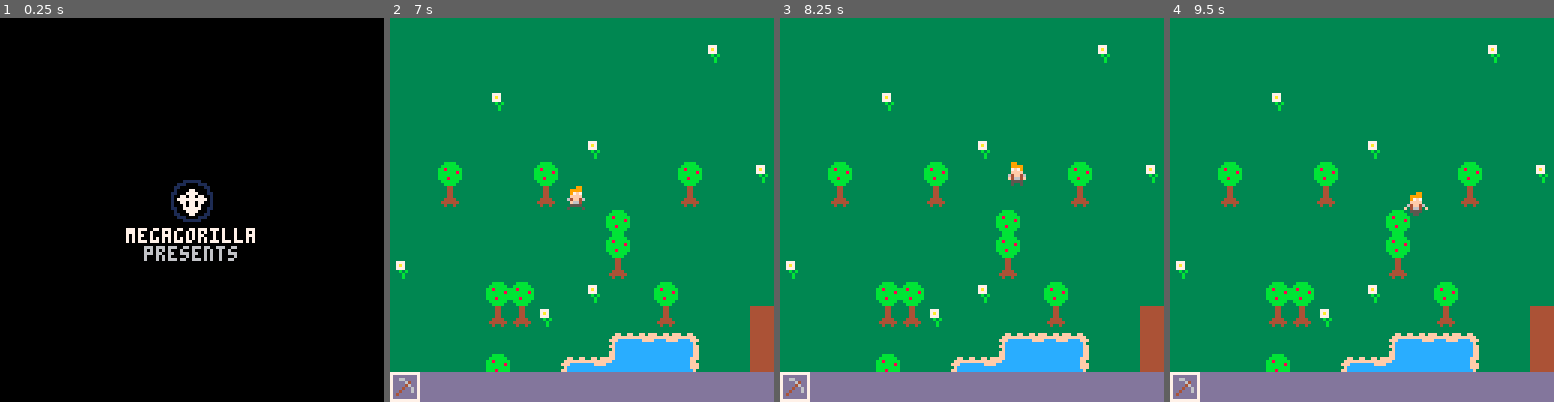
Above: before the commit, frames 1-4 (left to right).
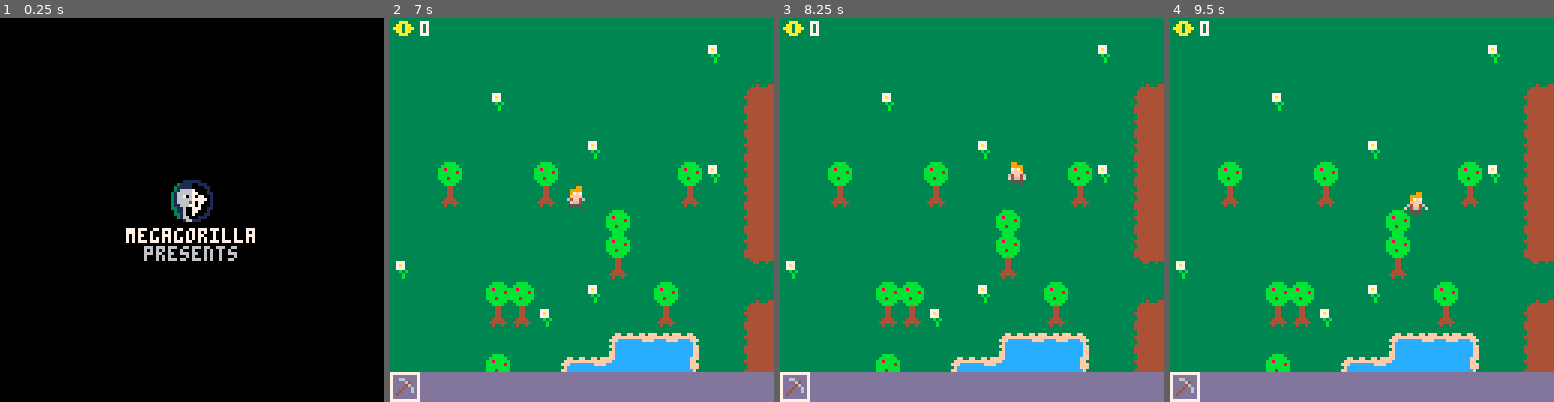
Above: after the commit, the same moments.

Repository: gabintod/MegaGorilla_pico8
Game: PICO-8 cartridge beer_quest.p8
Same seed, same stepped clock (60 frames per second), same inputs: the game is played once before the commit and once after it.
Inputs:
- Up to frame 1 (0.25 s): no input
- Up to frame 2 (7 s): tap X (X key) at 0.33, 1.07, 1.85, 2.97, 4.08, 5.2, 6.32 s; tap O (Z key) at 0.7, 1.7, 2.1, 2.5, 2.9, 3.3, 3.7, 4.1, 4.5, 4.9, 5.3, 5.7, 6.1, 6.5, 6.9 s; hold Right 1.6-2.1 s; hold Up 2.15-2.42 s; hold Right 2.47-3.03 s; hold Left 3.08-3.58 s; hold Down 3.63-3.97 s; hold Right 4.02-4.68 s; hold Up 4.73-5.03 s; hold Left 5.08-5.68 s; hold Down 5.73-6.03 s; hold Right 6.08-6.58 s; hold Right from 6.63 s (still down)
- Up to frame 3 (8.25 s): release Right at 7.13 s; hold Up 7.18-7.45 s; tap O (Z key) at 7.3, 7.7, 8.1 s; tap X (X key) at 7.43 s; hold Right 7.5-8.07 s; hold Left from 8.12 s (still down)
- Up to frame 4 (9.5 s): tap O (Z key) at 8.5, 8.9, 9.3 s; tap X (X key) at 8.55 s; release Left at 8.62 s; hold Down 8.67-9 s; hold Right from 9.05 s (still down)

The runs differ from the first frame. In frame 1, 0.4% of the frame differs, in the area x 44-50%, y 42-54%; in frame 2, 3.9%, in the area x 0-100%, y 0-93%; in frame 3, 3.9%; in frame 4, 3.9%.

Commit message:
pousse des graines avec temps et eau

Diff:
--- a/beer_quest.p8
+++ b/beer_quest.p8
@@ -8,6 +8,7 @@
 웃 = {}
 cam = {x=0,y=0}
 trees = {}
+seedgrows = {}
 
 function _init()
 	sfx(9) --replace 9 by 3 for final
@@ -58,6 +59,10 @@
  	for t in all (trees) do
  		if(t.pv<=0) del(trees,t)
  	end
+
+ 	for sg in all (seedgrows) do
+ 		if(grow_seedgrow(sg)) del(seedgrows, sg)
+ 	end
  end
 end
 
@@ -83,6 +88,13 @@
 
  	--ath
  	camera(0,0)
+ 	color(10)
+ 	cursor(1,1)
+ 	print("☉")
+ 	color(7)
+ 	cursor(10,1)
+ 	print(웃.money)
+
  	rectfill(0,118,127,127,13)
  	local i=0
  	for item in all (웃.inventory)do
@@ -96,121 +108,6 @@
  	rect(웃.inventory_i*10,118,웃.inventory_i*10+9,127,7)
  end
 end
-
-function new_item(spr)
-	local i = {}
-	i.spr = 7
-	i.nb = 1
-	return i
-end
-
---tree functions
-function new_tree(x,y,g)
-	local t = {}
-	t.x = x
-	t.y = y
-	t.pv = 7+rnd(4)
-	t.grown = g
-	return t
-end
-
-function draw_tree(t)
-	if(t.pv>1 and t.grown) spr(5,t.x*8,(t.y-1)*8,1,2)
-end
-
-function hit_tree(x,y)
-	for t in all (trees) do
-		if(t.x==x and t.y==y)then
-			t.pv-=1
-			if(t.grown) add_inventory(웃,37)
-			if((t.pv<=0) or (t.grown==false))then
-				if(t.grown==false) add_inventory(timber,24)
-				mset(x,y,16)
-				del(trees,t)
-			else
-				if(t.pv<=1)then
-					sfx(6)
-					for i=0,rnd(2) do
-						add_inventory(웃,24)
-					end
-				end
-			end
-			return true
-		else
-		end
-	end
-	return false
-end
-
-function plant_tree(x,y)
-	if(mget(x,y)==16)then
-		mset(x,y,23)
-		add_tree(new_tree(x,y,false))
-		sub_inventory(웃,24)
-		return true
-	end
-	return false
-end
-
-function grow_tree(x,y)
-	for t in all (trees) do
-		if(t.x==x and t.y==y and t.grown==false)then
-			mset(x,y,22)
-			t.grown = true
-			sub_inventory(웃,8)
-			add_inventory(웃,7)
-			return true
-		else
-		end
-	end
-	return false
-end
-
-function fill_barrel(x,y)
-	if((mget(x,y)>=10 and mget(x,y)<=13)
-		or (mget(x,y)>=25 and mget(x,y)<=29)
-		or (mget(x,y)>=41 and mget(x,y)<=45))then
-		sub_inventory(웃,7)
-		add_inventory(웃,8)
-		return true
-	end
-	return false
-end
-
---inventory functions
-function add_tree(tre)
-	local trs = {}
-	for t in all (trees) do
-		if(t.y<=tre.y) add(trs,t)
-	end
-	add(trs,tre)
-	for t in all (trees) do
-		if(t.y>tre.y) add(trs,t)
-	end
-	trees = trs
-end
-
-function add_inventory(t,spr)
-	local added = false
-	for item in all (t.inventory) do
-		if(item.spr==spr and item.nb<99)then
-			item.nb+=1
-			added = true
-		end
-	end
-	if(added==false) add(t.inventory,{spr=spr,nb=1})
-end
-
-function sub_inventory(t,spr)
-	for item in all (t.inventory) do
-		if(item.spr==spr)then
-			item.nb-=1
-			if(item.nb<=0) del(t.inventory,item)
-			if(t.inventory_i>#t.inventory-1) t.inventory_i=0
-			return
-		end
-	end
-end
 -->8
 --timber:웃
 function new_웃(x,y)
@@ -223,6 +120,7 @@
 	t.s = 1
 	t.inventory = {{spr=6,nb=-1}}
 	t.inventory_i = 0
+	t.money = 0
 	t.btn4 = false
 	t.btn5 = false
 	t.move = false
@@ -295,28 +193,96 @@
  	 	if(hit_tree(flr((t.x-4)/8),flr((t.y+4)/8)))then
 	 			sfx(1)
 	 		else
-	 			sfx(2)
+	 			--hit seeds
+	 			if(mget(flr((t.x-4)/8),flr((t.y+4)/8))==38)then
+	 				mset(flr((t.x-4)/8),flr((t.y+4)/8),9)
+	 				add_inventory(t,40)
+	 				sfx(1)
+	 			else
+	 				--hit corn
+	 				if(mget(flr((t.x-4)/8),flr((t.y+4)/8))==39)then
+ 	 				mset(flr((t.x-4)/8),flr((t.y+4)/8),9)
+ 	 				for i=0,rnd(2) do
+  						add_inventory(t,40)
+  					end
+  					add_inventory(t,46)
+ 	 				sfx(1)
+ 	 			else
+ 	 				sfx(2)
+ 	 			end
+	 			end
 	 		end
  	 end
  	 if(t.d==1)then --right
  	 	if(hit_tree(flr((t.x+12)/8),flr((t.y+4)/8)))then
 	 			sfx(1)
 	 		else
-	 			sfx(2)
+	 			--hit seeds
+	 			if(mget(flr((t.x+12)/8),flr((t.y+4)/8))==38)then
+	 				mset(flr((t.x+12)/8),flr((t.y+4)/8),9)
+	 				add_inventory(t,40)
+	 				sfx(1)
+	 			else
+	 				--hit corn
+	 				if(mget(flr((t.x+12)/8),flr((t.y+4)/8))==39)then
+ 	 				mset(flr((t.x+12)/8),flr((t.y+4)/8),9)
+ 	 				for i=0,rnd(2) do
+  						add_inventory(t,40)
+  					end
+  					add_inventory(t,46)
+ 	 				sfx(1)
+ 	 			else
+ 	 				sfx(2)
+ 	 			end
+	 			end
 	 		end
  	 end
  	 if(t.d==2)then --up
  	 	if(hit_tree(flr((t.x+4)/8),flr((t.y-4)/8)))then
 	 			sfx(1)
 	 		else
-	 			sfx(2)
+	 			--hit seeds
+	 			if(mget(flr((t.x+4)/8),flr((t.y-4)/8))==38)then
+	 				mset(flr((t.x+4)/8),flr((t.y-4)/8),9)
+	 				add_inventory(t,40)
+	 				sfx(1)
+	 			else
+	 				--hit corn
+	 				if(mget(flr((t.x+4)/8),flr((t.y-4)/8))==39)then
+ 	 				mset(flr((t.x+4)/8),flr((t.y-4)/8),9)
+ 	 				for i=0,rnd(2) do
+  						add_inventory(t,40)
+  					end
+  					add_inventory(t,46)
+ 	 				sfx(1)
+ 	 			else
+ 	 				sfx(2)
+ 	 			end
+	 			end
 	 		end
  	 end
  	 if(t.d==3)then --down
  	 	if(hit_tree(flr((t.x+4)/8),flr((t.y+12)/8)))then
 	 			sfx(1)
 	 		else
-	 			sfx(2)
+	 			--hit seeds
+	 			if(mget(flr((t.x+4)/8),flr((t.y+12)/8))==38)then
+	 				mset(flr((t.x+4)/8),flr((t.y+12)/8),9)
+	 				add_inventory(t,40)
+	 				sfx(1)
+	 			else
+	 				--hit corn
+	 				if(mget(flr((t.x+4)/8),flr((t.y+12)/8))==39)then
+ 	 				mset(flr((t.x+4)/8),flr((t.y+12)/8),9)
+ 	 				for i=0,rnd(2) do
+  						add_inventory(t,40)
+  					end
+  					add_inventory(t,46)
+ 	 				sfx(1)
+ 	 			else
+ 	 				sfx(2)
+ 	 			end
+	 			end
 	 		end
  	 end
  	else
@@ -370,25 +336,37 @@
   	 		end
    	 end
    	else
-   		--use full barrel
+   		--use water barrel
     	if(t.inventory[t.inventory_i+1].spr==8)then
     	 if(t.d==0)then --left
     	 	if(grow_tree(flr((t.x-4)/8),flr((t.y+4)/8)))then
    	 			sfx(2)
    	 		end
+   	 		if(wet_seedgrow(flr((t.x-4)/8),flr((t.y+4)/8)))then
+   	 			sfx(2)
+   	 		end
     	 end
     	 if(t.d==1)then --right
     	 	if(grow_tree(flr((t.x+12)/8),flr((t.y+4)/8)))then
    	 			sfx(2)
    	 		end
+   	 		if(wet_seedgrow(flr((t.x+12)/8),flr((t.y+4)/8)))then
+   	 			sfx(2)
+   	 		end
     	 end
     	 if(t.d==2)then --up
     	 	if(grow_tree(flr((t.x+4)/8),flr((t.y-4)/8)))then
    	 			sfx(2)
    	 		end
+   	 		if(wet_seedgrow(flr((t.x+4)/8),flr((t.y-4)/8)))then
+   	 			sfx(2)
+   	 		end
     	 end
     	 if(t.d==3)then --down
     	 	if(grow_tree(flr((t.x+4)/8),flr((t.y+12)/8)))then
+   	 			sfx(2)
+   	 		end
+   	 		if(wet_seedgrow(flr((t.x+4)/8),flr((t.y+12)/8)))then
    	 			sfx(2)
    	 		end
     	 end
@@ -399,6 +377,30 @@
     			t.inventory[t.inventory_i+1].nb-=4
     			if(t.inventory[t.inventory_i+1].nb<=0) del(t.inventory,t.inventory[t.inventory_i+1])
     			add_inventory(t,7)
+    		else
+    			--use seeds
+      	if(t.inventory[t.inventory_i+1].spr==40)then
+      	 if(t.d==0)then --left
+      	 	if(plant_seeds(flr((t.x-4)/8),flr((t.y+4)/8)))then
+     	 			sfx(2)
+     	 		end
+      	 end
+      	 if(t.d==1)then --right
+      	 	if(plant_seeds(flr((t.x+12)/8),flr((t.y+4)/8)))then
+     	 			sfx(2)
+     	 		end
+      	 end
+      	 if(t.d==2)then --up
+      	 	if(plant_seeds(flr((t.x+4)/8),flr((t.y-4)/8)))then
+     	 			sfx(2)
+     	 		end
+      	 end
+      	 if(t.d==3)then --down
+      	 	if(plant_seeds(flr((t.x+4)/8),flr((t.y+12)/8)))then
+      	 		sfx(2)
+     	 		end
+      	 end
+      	end
      	end
     	end
    	end
@@ -424,6 +426,171 @@
 end
 
 
+-->8
+--tree
+function new_tree(x,y,g)
+	local t = {}
+	t.x = x
+	t.y = y
+	t.pv = 7+rnd(4)
+	t.grown = g
+	return t
+end
+
+function draw_tree(t)
+	if(t.pv>1 and t.grown) spr(5,t.x*8,(t.y-1)*8,1,2)
+end
+
+function hit_tree(x,y)
+	for t in all (trees) do
+		if(t.x==x and t.y==y)then
+			t.pv-=1
+			if(t.grown) add_inventory(웃,37)
+			if((t.pv<=0) or (t.grown==false))then
+				if(t.grown==false) add_inventory(timber,24)
+				mset(x,y,16)
+				del(trees,t)
+			else
+				if(t.pv<=1)then
+					sfx(6)
+					for i=0,rnd(2) do
+						add_inventory(웃,24)
+					end
+				end
+			end
+			return true
+		else
+		end
+	end
+	return false
+end
+
+function plant_tree(x,y)
+	if(mget(x,y)==16)then
+		mset(x,y,23)
+		add_tree(new_tree(x,y,false))
+		sub_inventory(웃,24)
+		return true
+	end
+	return false
+end
+
+function grow_tree(x,y)
+	for t in all (trees) do
+		if(t.x==x and t.y==y and t.grown==false)then
+			mset(x,y,22)
+			t.grown = true
+			sub_inventory(웃,8)
+			add_inventory(웃,7)
+			return true
+		else
+		end
+	end
+	return false
+end
+-->8
+--inventory
+function new_item(spr)
+	local i = {}
+	i.spr = 7
+	i.nb = 1
+	return i
+end
+
+function fill_barrel(x,y)
+	if((mget(x,y)>=10 and mget(x,y)<=13)
+		or (mget(x,y)>=25 and mget(x,y)<=29)
+		or (mget(x,y)>=41 and mget(x,y)<=45))then
+		sub_inventory(웃,7)
+		add_inventory(웃,8)
+		return true
+	end
+	return false
+end
+
+function add_tree(tre)
+	local trs = {}
+	for t in all (trees) do
+		if(t.y<=tre.y) add(trs,t)
+	end
+	add(trs,tre)
+	for t in all (trees) do
+		if(t.y>tre.y) add(trs,t)
+	end
+	trees = trs
+end
+
+function add_inventory(t,spr)
+	local added = false
+	for item in all (t.inventory) do
+		if(item.spr==spr and item.nb<99)then
+			item.nb+=1
+			added = true
+		end
+	end
+	if(added==false) add(t.inventory,{spr=spr,nb=1})
+end
+
+function sub_inventory(t,spr)
+	for item in all (t.inventory) do
+		if(item.spr==spr)then
+			item.nb-=1
+			if(item.nb<=0) del(t.inventory,item)
+			if(t.inventory_i>#t.inventory-1) t.inventory_i=0
+			return
+		end
+	end
+end
+-->8
+--seedgrow
+function new_seedgrow(x,y)
+	local sg = {}
+	mset(x,y,38)
+	sg.x = x
+	sg.y = y
+	sg.timestamp = ⧗
+	sg.tdry = 20+rnd(10) --time to grow when dry
+	sg.twet = 5+rnd(5) --time to grow when wet
+	sg.wet = false
+	return sg
+end
+
+function plant_seeds(x,y)
+	if(mget(x,y)==9)then
+		add(seedgrows,new_seedgrow(x,y))
+		sub_inventory(웃,40)
+		return true
+	end
+	return false
+end
+
+function wet_seedgrow(x,y)
+	for sg in all (seedgrows) do
+		if(sg.x==x and sg.y==y and sg.wet==false)then
+			sg.timestamp = ⧗
+			sg.wet = true
+			sub_inventory(웃,8)
+			add_inventory(웃,7)
+			return true
+		end
+	end
+	return false
+end
+
+function grow_seedgrow(sg)
+	if(sg.wet)then
+		if((⧗-sg.timestamp)/30>sg.twet)then
+			mset(sg.x,sg.y,39)
+			return true
+		end
+	else
+		if((⧗-sg.timestamp)/30>sg.tdry)then
+			mset(sg.x,sg.y,39)
+			return true
+		end
+	end
+	return false
+end
 
 
 
@@ -473,51 +640,51 @@
 
 
 __gff__
-0000000000000000000001010101000000000000000001010001010101010000000000000000000000010101010100000000000000000000000000000000000000000000000000000000000000000000000000000000000000000000000000000000000000000000000000000000000000000000000000000000000000000000
+0000000000000000000001010101000000000000000001010001010101010000000000000000000100010101010100000101010101000000000000000000000000000000000000000000000000000000000000000000000000000000000000000000000000000000000000000000000000000000000000000000000000000000
 0000000000000000000000000000000000000000000000000000000000000000000000000000000000000000000000000000000000000000000000000000000000000000000000000000000000000000000000000000000000000000000000000000000000000000000000000000000000000000000000000000000000000000
 __map__
 1010101010101010101010101010101010101010101010101020101010101010000000000000000000000000000000000000000000000000000000000000000000000000000000000000000000000000000000000000000000000000000000000000000000000000000000000000000000000000000000000000000000000000
 1010101010101010101010101020101010101010101010101010101010101010000000000000000000000000000000000000000000000000000000000000000000000000000000000000000000000000000000000000000000000000000000000000000000000000000000000000000000000000000000000000000000000000
-1010101010101010101010101010101010101010201010101010101010102010000000000000000000000000000000000000000000000000000000000000000000000000000000000000000000000000000000000000000000000000000000000000000000000000000000000000000000000000000000000000000000000000
-1010101020101010101010101010101009090909090909101010101010101010000000000000000000000000000000000000000000000000000000000000000000000000000000000000000000000000000000000000000000000000000000000000000000000000000000000000000000000000000000000000000000000000
-1010101010101010101010101010101009090909090909101010101010101010000000000000000000000000000000000000000000000000000000000000000000000000000000000000000000000000000000000000000000000000000000000000000000000000000000000000000000000000000000000000000000000000
-1010101010101010201010101010101009090909090909101010101010101010000000000000000000000000000000000000000000000000000000000000000000000000000000000000000000000000000000000000000000000000000000000000000000000000000000000000000000000000000000000000000000000000
-1010101010101010101010101010102009090929090909101010101010101010000000000000000000000000000000000000000000000000000000000000000000000000000000000000000000000000000000000000000000000000000000000000000000000000000000000000000000000000000000000000000000000000
-1010101010101011101010101010101009090909090909101010101010101010000000000000000000000000000000000000000000000000000000000000000000000000000000000000000000000000000000000000000000000000000000000000000000000000000000000000000000000000000000000000000000000000
-1010101010101010101010101010101009090909090909201010102010101020000000000000000000000000000000000000000000000000000000000000000000000000000000000000000000000000000000000000000000000000000000000000000000000000000000000000000000000000000000000000000000000000
-1010101010101010101010101010101009090909090909100909090909090910000000000000000000000000000000000000000000000000000000000000000000000000000000000000000000000000000000000000000000000000000000000000000000000000000000000000000000000000000000000000000000000000
-2010101010101010101010101010101010101010101010100926262626260910000000000000000000000000000000000000000000000000000000000000000000000000000000000000000000000000000000000000000000000000000000000000000000000000000000000000000000000000000000000000000000000000
-1010101010101010201010101010101010101010101010100926272727260910000000000000000000000000000000000000000000000000000000000000000000000000000000000000000000000000000000000000000000000000000000000000000000000000000000000000000000000000000000000000000000000000
-1010101010102010101010101010100909090909090910100926272927260910000000000000000000000000000000000000000000000000000000000000000000000000000000000000000000000000000000000000000000000000000000000000000000000000000000000000000000000000000000000000000000000000
-1010101010101010102c1c1c2d10100909090909090910100926272727260910000000000000000000000000000000000000000000000000000000000000000000000000000000000000000000000000000000000000000000000000000000000000000000000000000000000000000000000000000000000000000000000000
-101010101010102c1c0b19191b10100909090909090910100926262626260910000000000000000000000000000000000000000000000000000000000000000000000000000000000000000000000000000000000000000000000000000000000000000000000000000000000000000000000000000000000000000000000000
-1010101010102c0b191919190a2d100909092909090910100909090909090910000000000000000000000000000000000000000000000000000000000000000000000000000000000000000000000000000000000000000000000000000000000000000000000000000000000000000000000000000000000000000000000000
-1010101010102a0d19191919191b100909090909090910101010101010101010000000000000000000000000000000000000000000000000000000000000000000000000000000000000000000000000000000000000000000000000000000000000000000000000000000000000000000000000000000000000000000000000
-201010101010102a0d191919191b100909090909090910101010101010101010000000000000000000000000000000000000000000000000000000000000000000000000000000000000000000000000000000000000000000000000000000000000000000000000000000000000000000000000000000000000000000000000
-10101010101010102a0d1919191b100909090909090910100909090909090910000000000000000000000000000000000000000000000000000000000000000000000000000000000000000000000000000000000000000000000000000000000000000000000000000000000000000000000000000000000000000000000000
-1010101010101010102a0d190c2b101010101010101010100909090909090920000000000000000000000000000000000000000000000000000000000000000000000000000000000000000000000000000000000000000000000000000000000000000000000000000000000000000000000000000000000000000000000000
-101010101020101010102a1d2b10101010101010101010100909090909090910000000000000000000000000000000000000000000000000000000000000000000000000000000000000000000000000000000000000000000000000000000000000000000000000000000000000000000000000000000000000000000000000
-1010101010101010102010101010201010101010101020100909092909090910000000000000000000000000000000000000000000000000000000000000000000000000000000000000000000000000000000000000000000000000000000000000000000000000000000000000000000000000000000000000000000000000
-1010101010101010101010101010101010101010101010100909090909090910000000000000000000000000000000000000000000000000000000000000000000000000000000000000000000000000000000000000000000000000000000000000000000000000000000000000000000000000000000000000000000000000
-1010101010101010101010101010101010101010101010100909090909090910000000000000000000000000000000000000000000000000000000000000000000000000000000000000000000000000000000000000000000000000000000000000000000000000000000000000000000000000000000000000000000000000
-1010101010101010101010101010102010101010101010100909090909090910000000000000000000000000000000000000000000000000000000000000000000000000000000000000000000000000000000000000000000000000000000000000000000000000000000000000000000000000000000000000000000000000
-1010201010101010101010101010101010101010101020101010101010101010000000000000000000000000000000000000000000000000000000000000000000000000000000000000000000000000000000000000000000000000000000000000000000000000000000000000000000000000000000000000000000000000
+1010101010101010101010101010100e0e0e0e0e0e0e20101010101010102010000000000000000000000000000000000000000000000000000000000000000000000000000000000000000000000000000000000000000000000000000000000000000000000000000000000000000000000000000000000000000000000000
+10101010201010101010101010101e090909090909090f101010101010101010000000000000000000000000000000000000000000000000000000000000000000000000000000000000000000000000000000000000000000000000000000000000000000000000000000000000000000000000000000000000000000000000
+10101010101010101010101010101e090909090909090f101010101010101010000000000000000000000000000000000000000000000000000000000000000000000000000000000000000000000000000000000000000000000000000000000000000000000000000000000000000000000000000000000000000000000000
+10101010101010102010101010101e090909090909090f101010101010101010000000000000000000000000000000000000000000000000000000000000000000000000000000000000000000000000000000000000000000000000000000000000000000000000000000000000000000000000000000000000000000000000
+10101010101010101010101010201e090909290909090f101010101010101010000000000000000000000000000000000000000000000000000000000000000000000000000000000000000000000000000000000000000000000000000000000000000000000000000000000000000000000000000000000000000000000000
+10101010101010111010101010101e090909090909090f201010102010101010000000000000000000000000000000000000000000000000000000000000000000000000000000000000000000000000000000000000000000000000000000000000000000000000000000000000000000000000000000000000000000000000
+10101010101010101010101010101e090909090909090f100e0e0e0e0e0e0e20000000000000000000000000000000000000000000000000000000000000000000000000000000000000000000000000000000000000000000000000000000000000000000000000000000000000000000000000000000000000000000000000
+10101010101010101010101010101e090909090909090f1e272727272727270f000000000000000000000000000000000000000000000000000000000000000000000000000000000000000000000000000000000000000000000000000000000000000000000000000000000000000000000000000000000000000000000000
+2010101010101010101010101010101f1f1f1f1f1f1f101e272727272727270f000000000000000000000000000000000000000000000000000000000000000000000000000000000000000000000000000000000000000000000000000000000000000000000000000000000000000000000000000000000000000000000000
+1010101010101010201010101010100e0e0e0e0e0e0e101e272727272727270f000000000000000000000000000000000000000000000000000000000000000000000000000000000000000000000000000000000000000000000000000000000000000000000000000000000000000000000000000000000000000000000000
+10101010101020101010101010101e090909090909090f1e272727292727270f000000000000000000000000000000000000000000000000000000000000000000000000000000000000000000000000000000000000000000000000000000000000000000000000000000000000000000000000000000000000000000000000
+1010101010101010102c1c1c2d101e090909090909090f1e272727272727270f000000000000000000000000000000000000000000000000000000000000000000000000000000000000000000000000000000000000000000000000000000000000000000000000000000000000000000000000000000000000000000000000
+101010101010102c1c0b19191b101e090909090909090f1e272727272727270f000000000000000000000000000000000000000000000000000000000000000000000000000000000000000000000000000000000000000000000000000000000000000000000000000000000000000000000000000000000000000000000000
+1010101010102c0b191919190a2d1e090909290909090f1e272727272727270f000000000000000000000000000000000000000000000000000000000000000000000000000000000000000000000000000000000000000000000000000000000000000000000000000000000000000000000000000000000000000000000000
+1010101010102a0d19191919191b1e090909090909090f101f1f1f1f1f1f1f10000000000000000000000000000000000000000000000000000000000000000000000000000000000000000000000000000000000000000000000000000000000000000000000000000000000000000000000000000000000000000000000000
+201010101010102a0d191919191b1e090909090909090f100e0e0e0e0e0e0e10000000000000000000000000000000000000000000000000000000000000000000000000000000000000000000000000000000000000000000000000000000000000000000000000000000000000000000000000000000000000000000000000
+10101010101010102a0d1919191b1e090909090909090f1e090909090909090f000000000000000000000000000000000000000000000000000000000000000000000000000000000000000000000000000000000000000000000000000000000000000000000000000000000000000000000000000000000000000000000000
+1010101010101010102a0d190c2b101f1f1f1f1f1f1f101e090909090909090f000000000000000000000000000000000000000000000000000000000000000000000000000000000000000000000000000000000000000000000000000000000000000000000000000000000000000000000000000000000000000000000000
+101010101020101010102a1d2b101010101010101010101e090909090909090f000000000000000000000000000000000000000000000000000000000000000000000000000000000000000000000000000000000000000000000000000000000000000000000000000000000000000000000000000000000000000000000000
+10101010101010101020101010102010101010101010201e090909290909090f000000000000000000000000000000000000000000000000000000000000000000000000000000000000000000000000000000000000000000000000000000000000000000000000000000000000000000000000000000000000000000000000
+10101010101010101010101010101010101010101010101e090909090909090f000000000000000000000000000000000000000000000000000000000000000000000000000000000000000000000000000000000000000000000000000000000000000000000000000000000000000000000000000000000000000000000000
+10101010101010101010101010101010101010101010101e090909090909090f000000000000000000000000000000000000000000000000000000000000000000000000000000000000000000000000000000000000000000000000000000000000000000000000000000000000000000000000000000000000000000000000
+10101010101010101010101010101020101010101010101e090909090909090f000000000000000000000000000000000000000000000000000000000000000000000000000000000000000000000000000000000000000000000000000000000000000000000000000000000000000000000000000000000000000000000000
+1010201010101010101010101010101010101010101020101f1f1f1f1f1f1f20000000000000000000000000000000000000000000000000000000000000000000000000000000000000000000000000000000000000000000000000000000000000000000000000000000000000000000000000000000000000000000000000
 1010101010101010101020201010101020101010101010101010101010101010000000000000000000000000000000000000000000000000000000000000000000000000000000000000000000000000000000000000000000000000000000000000000000000000000000000000000000000000000000000000000000000000
 1010101010101010101010101010101020101010101010101010101010101010000000000000000000000000000000000000000000000000000000000000000000000000000000000000000000000000000000000000000000000000000000000000000000000000000000000000000000000000000000000000000000000000
 1010101010101010101010101010101010101010101010101010101010101010000000000000000000000000000000000000000000000000000000000000000000000000000000000000000000000000000000000000000000000000000000000000000000000000000000000000000000000000000000000000000000000000
 1010101020201010101010101010101010101010101010101010101010201010000000000000000000000000000000000000000000000000000000000000000000000000000000000000000000000000000000000000000000000000000000000000000000000000000000000000000000000000000000000000000000000000
 1010101010101010101010101010101010101010101010101010101010101010000000000000000000000000000000000000000000000000000000000000000000000000000000000000000000000000000000000000000000000000000000000000000000000000000000000000000000000000000000000000000000000000
-1010101010101010101010201010101010102010101010101020202010101010000000000000000000000000000000000000000000000000000000000000000000000000000000000000000000000000000000000000000000000000000000000000000000000000000000000000000000000000000000000000000000000000
-…(13 lines of a section not shown)…
+1010101010101010101010201033313410102010101010101020202010101010000000000000000000000000000000000000000000000000000000000000000000000000000000000000000000000000000000000000000000000000000000000000000000000000000000000000000000000000000000000000000000000000
+…(13 lines of a section not shown)…
Not shown, changed: 44 lines of the sprite sheet (__gfx__) section of beer_quest.p8
Not shown, added: todo.txt
